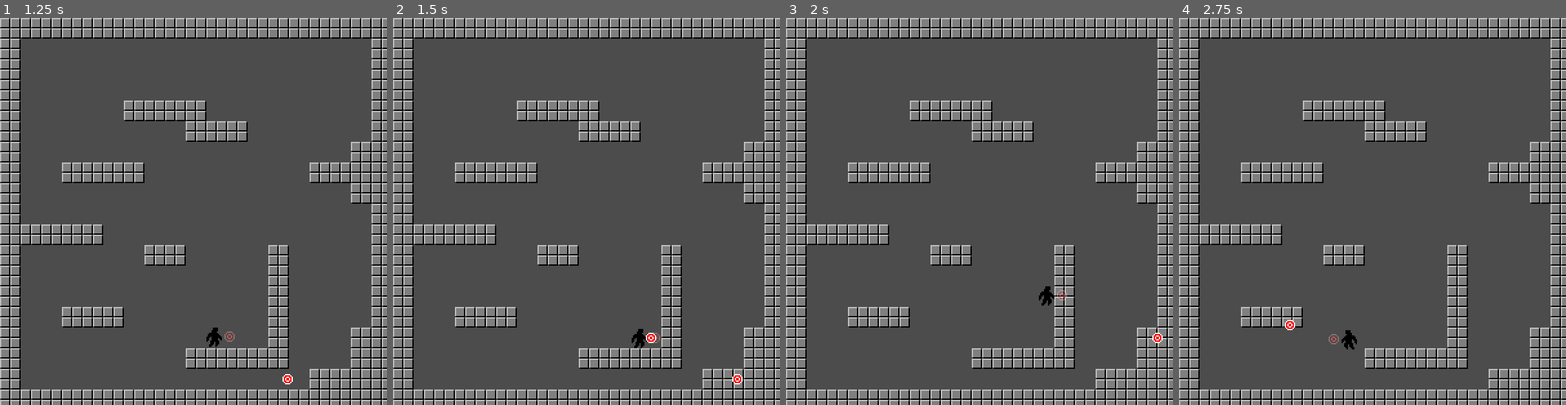
Above: before the commit, frames 1-4 (left to right).
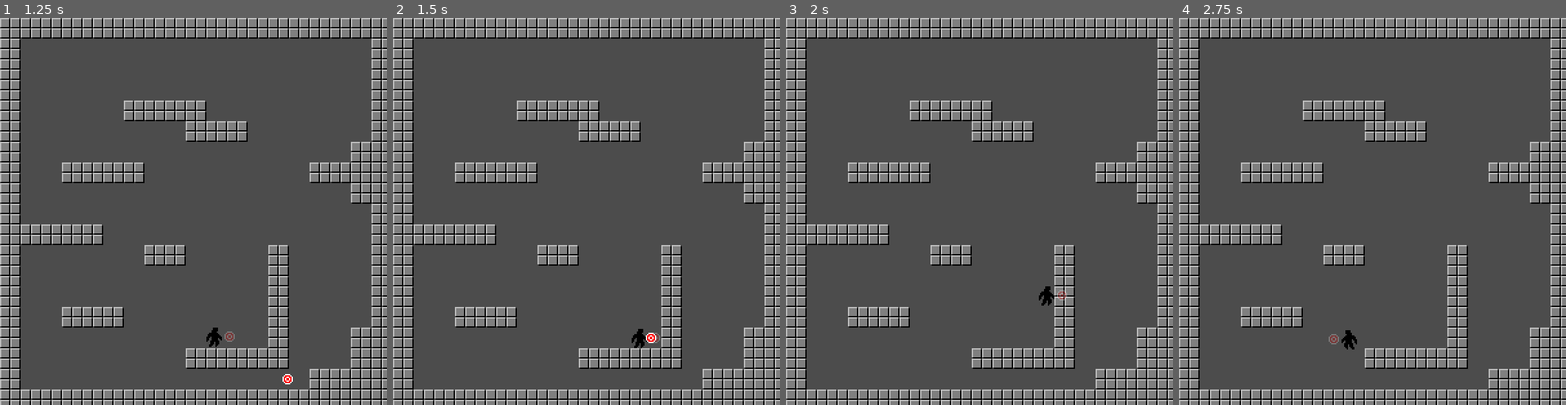
Above: after the commit, the same moments.

Repository: hectorid/jeonsa_prototype
Game: Godot game, scene res://scenes/Level.tscn
Two runs of this game, one before a commit and one after it. Both use one fixed random seed, a clock stepped at 60 frames per second and the inputs below.
Inputs:
- Up to frame 1 (1.25 s): tap Enter at 0.5 s; hold D (move_right) from 0.53 s (still down); tap J (shoot) at 0.6 s; tap K (jump) at 0.77 s
- Up to frame 2 (1.5 s): keep holding D (move_right); tap J (shoot) at 1.35 s
- Up to frame 3 (2 s): keep holding D (move_right); tap K (jump) at 1.52 s
- Up to frame 4 (2.75 s): release D (move_right) at 2.03 s; hold A (move_left) from 2.03 s (still down); tap J (shoot) at 2.1 s

Frame 1 is identical in both runs. In frame 2, less than 0.1% of the frame differs, in the area x 87-91%, y 92-95%; in frame 3, less than 0.1%; in frame 4, less than 0.1%.

Commit message:
Added collision to walls to projectiles

Diff:
--- a/scenes/Level.tscn
+++ b/scenes/Level.tscn
@@ -28,7 +28,9 @@
 [node name="Level" type="Node"]
 script = ExtResource( 1 )
 
-[node name="TileMap" type="TileMap" parent="."]
+[node name="TileMap" type="TileMap" parent="." groups=[
+"wall",
+]]
 tile_set = SubResource( 2 )
 cell_size = Vector2( 16, 16 )
 format = 1
--- a/scenes/Projectile.tscn
+++ b/scenes/Projectile.tscn
@@ -14,3 +14,5 @@
 
 [node name="Collision" type="CollisionShape2D" parent="."]
 shape = SubResource( 1 )
+
+[connection signal="body_entered" from="." to="." method="_on_body_entered"]
--- a/scripts/Projectile.gd
+++ b/scripts/Projectile.gd
@@ -11,3 +11,7 @@
 
 func _physics_process(delta):
  translate(direction * SPEED * delta)
+
+func _on_body_entered(body):
+	if body.is_in_group('wall'):
+		queue_free()
